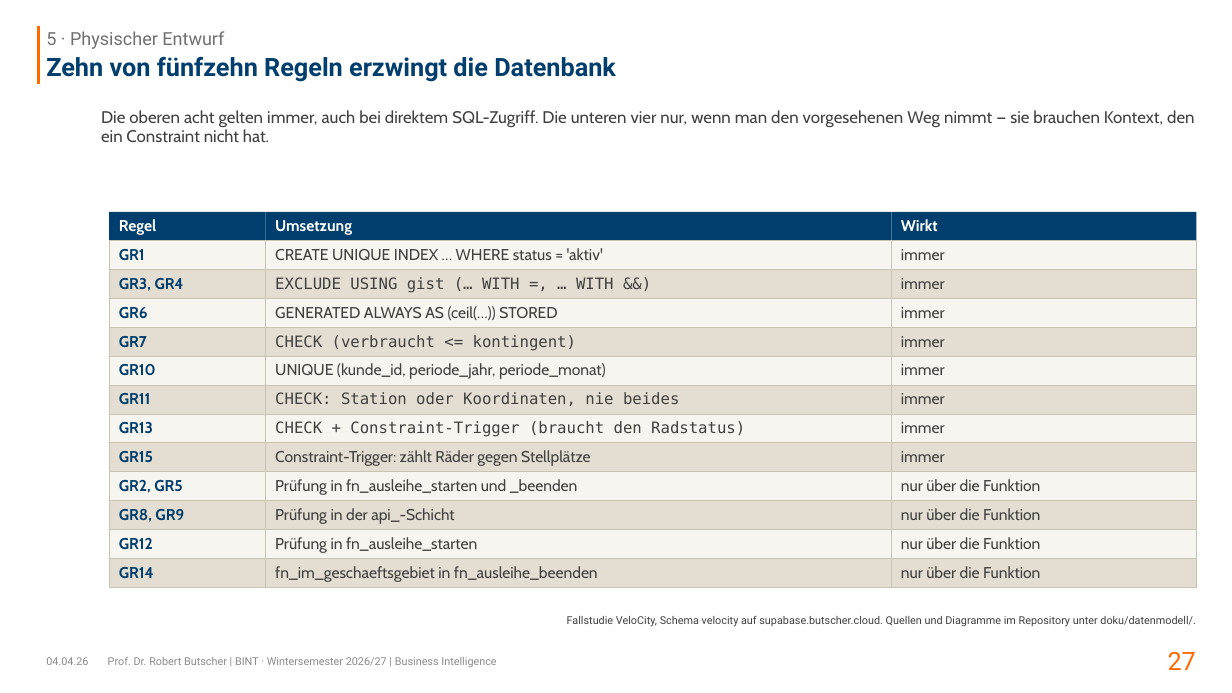
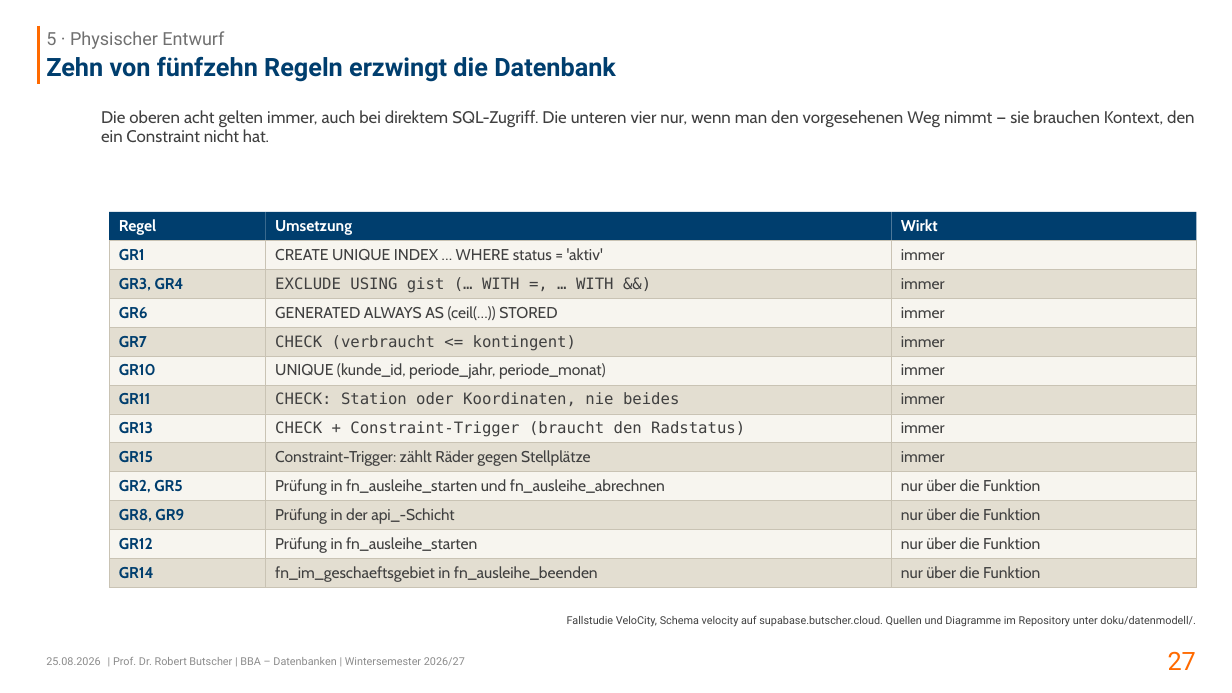
Before and after one commit to swrobuts/velocity-fallstudie, a slide deck: slide 27 of slides/velocity-datenbankentwurf.pptx. Drawn at 1232x693 pixels with LibreOffice and Linux fonts; fonts in the diff are those of the drawing. Boxes give left, top, right and bottom in pixels: in the first picture for what was removed or moved away, otherwise in the second. Text is boxed around its words. In the diff, an @@ line names an element or a change of style, - is before the commit and + after.

```diff
--- a/slides/velocity-datenbankentwurf.pptx
+++ b/slides/velocity-datenbankentwurf.pptx
@@ text in rectangle at (x1=275, y1=479, x2=665, y2=495): text changed @@
-Prüfung in fn_ausleihe_starten und _beenden
+Prüfung in fn_ausleihe_starten und fn_ausleihe_abrechnen
@@ text at (x1=46, y1=657, x2=100, y2=665): text changed @@
-04.04.26
+25.08.2026
@@ text at (x1=113, y1=657, x2=465, y2=666): text changed @@
-Prof. Dr. Robert Butscher | BINT · Wintersemester 2026/27 | Business Intelligence
+| Prof. Dr. Robert Butscher | BBA – Datenbanken | Wintersemester 2026/27
```
Also in this commit, not shown: 42 other slides changed, 4 other files.
